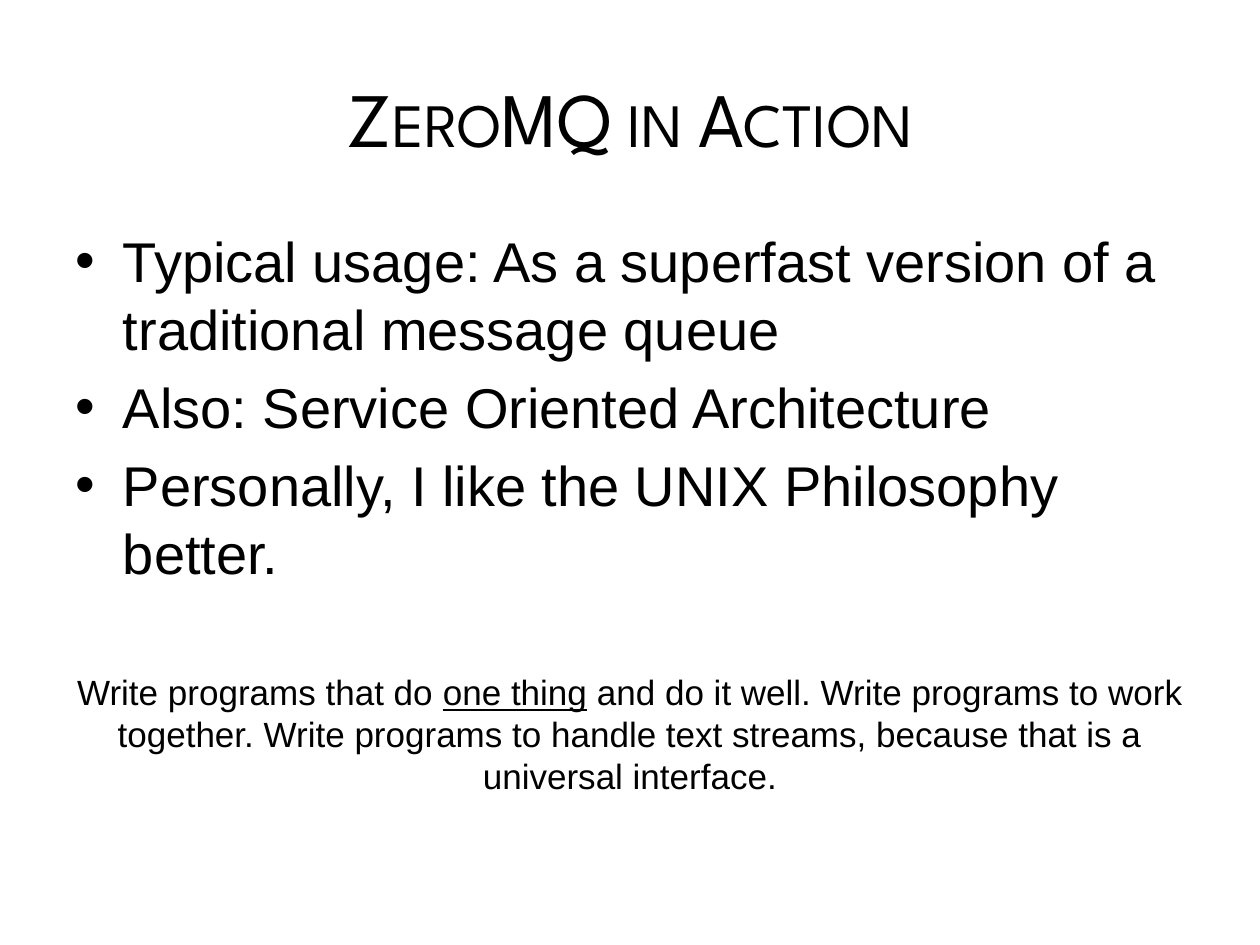
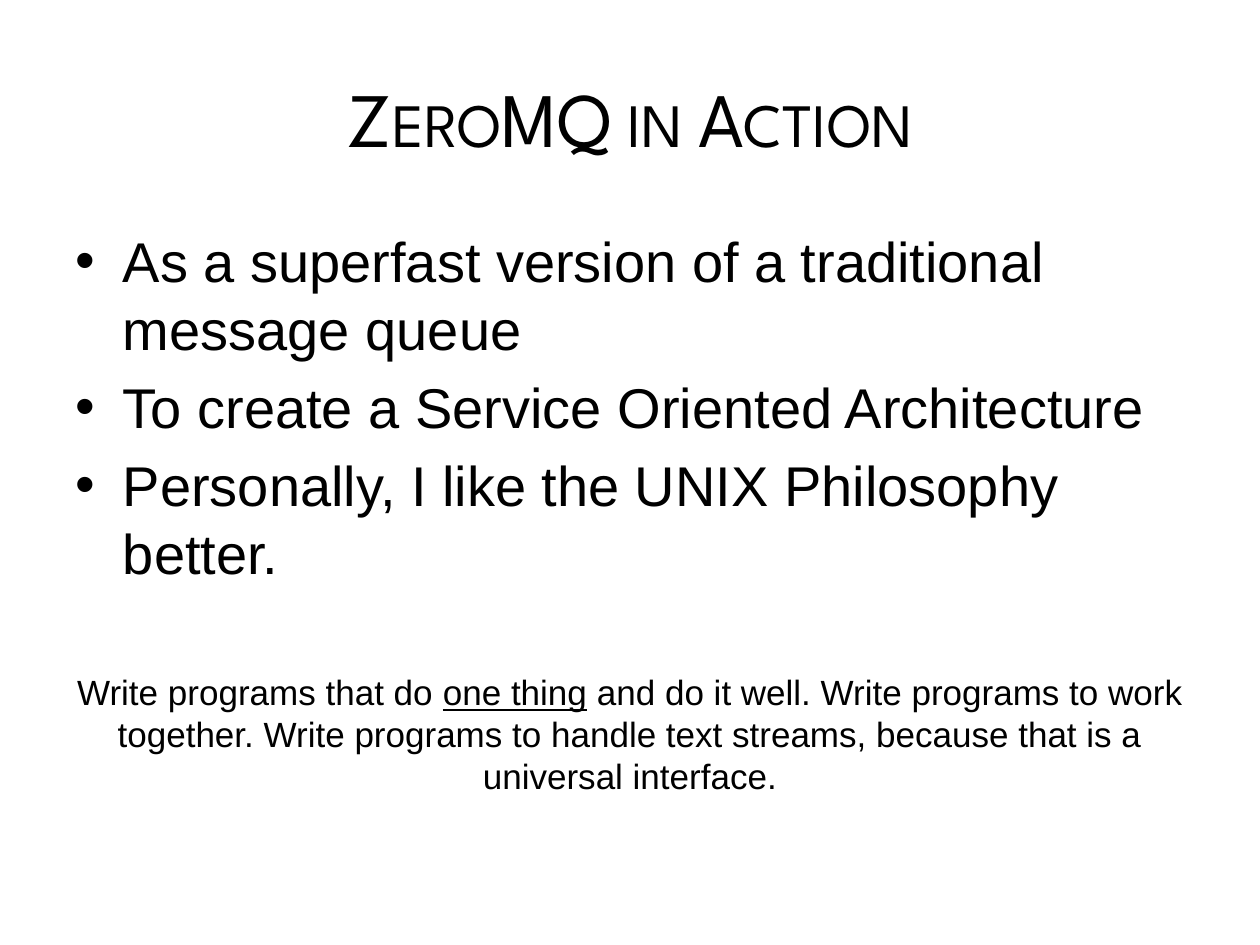
Before and after one commit to chewxy/SyPyOct2012, a slide deck: slide 16 of ZeroMQ.pptx (slide 15 before the commit). Drawn at 1260x945 pixels with LibreOffice and Linux fonts; fonts in the diff are those of the drawing. Boxes give left, top, right and bottom in pixels: in the first picture for what was removed or moved away, otherwise in the second. Text is boxed around its words. In the diff, an @@ line names an element or a change of style, - is before the commit and + after.

```diff
--- a/ZeroMQ.pptx
+++ b/ZeroMQ.pptx
@@ text at (123, 241, 1144, 429): text changed @@
-• Typical usage: As a superfast version of a traditional message queue
-• Also: Service Oriented Architecture
+• As a superfast version of a traditional message queue
+• To create a Service Oriented Architecture
```
Also in this commit, not shown: 3 other slides changed, 1 slide added, 1 slide removed, 1 other file.
